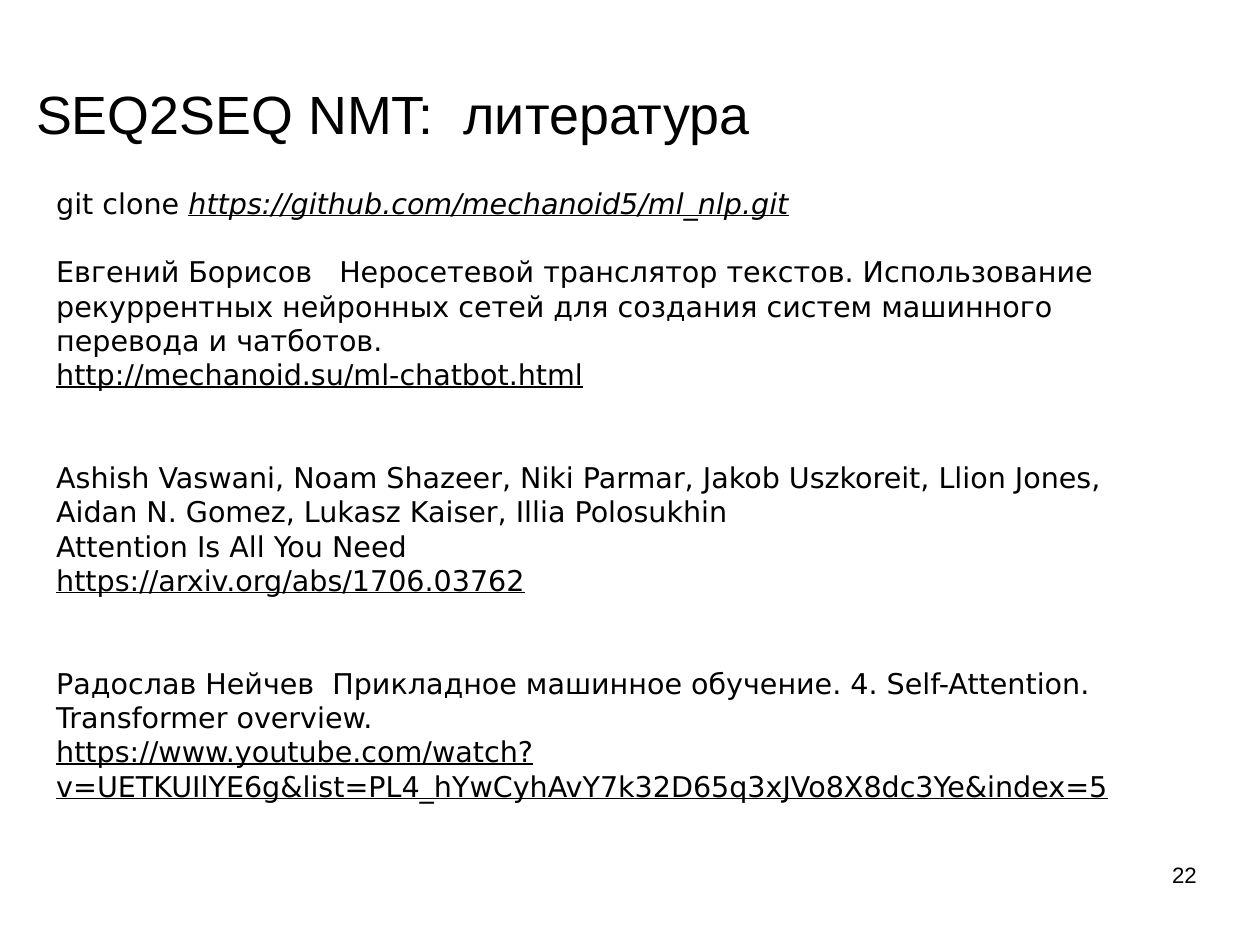
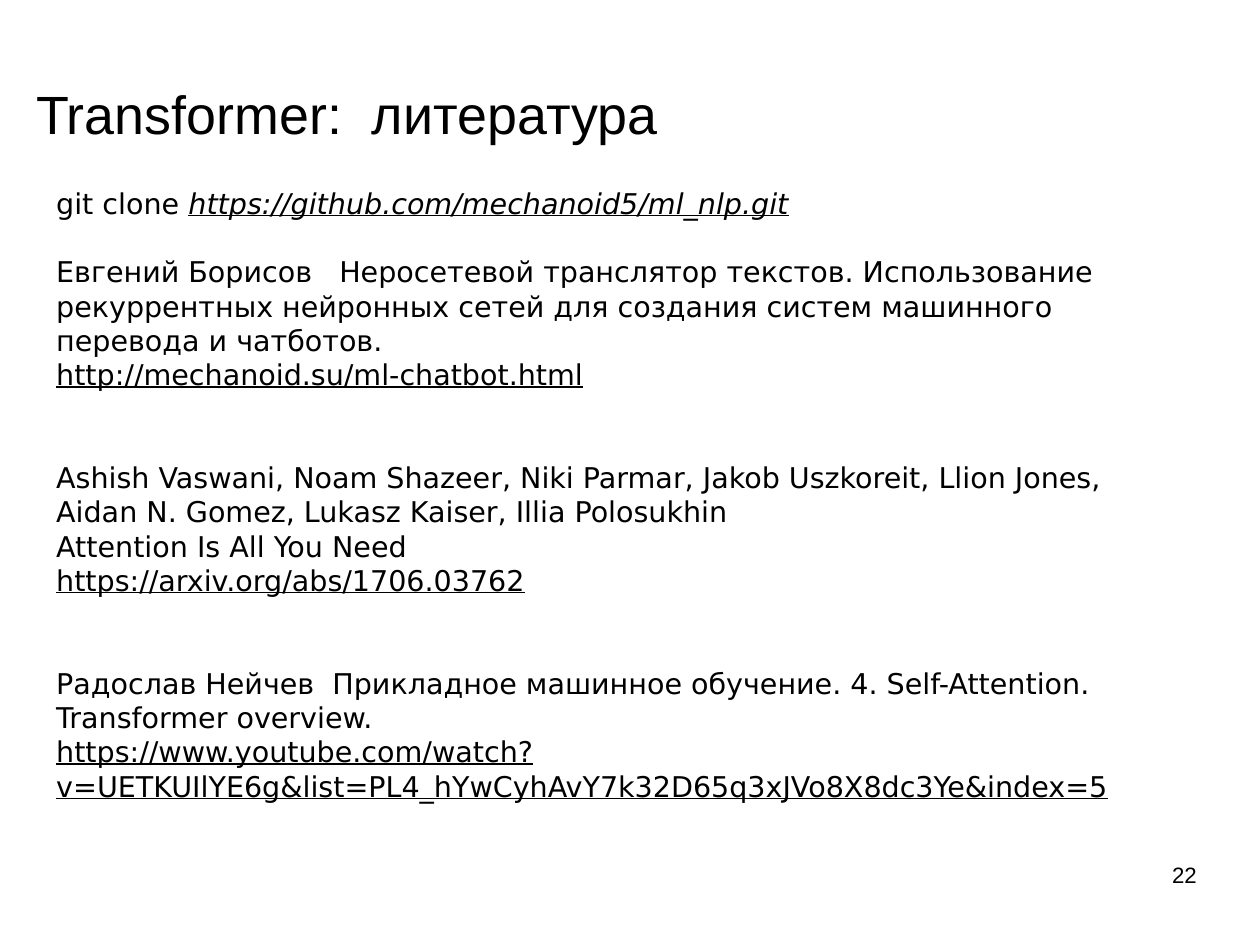
Before and after one commit to mechanoid5/ml_nlp_2022, a slide deck: slide 22 of 08-transformer-self-attention.odp. Drawn at 1260x945 pixels with LibreOffice and Linux fonts; fonts in the diff are those of the drawing; background and template pictures are left out. Boxes give left, top, right and bottom in pixels: in the first picture for what was removed or moved away, otherwise in the second. Text is boxed around its words. In the diff, an @@ line names an element or a change of style, - is before the commit and + after.

```diff
--- a/08-transformer-self-attention.odp
+++ b/08-transformer-self-attention.odp
@@ title at (36,95,658,144): text changed @@
-SEQ2SEQ NMT: литература
+Transformer: литература
```
Also in this commit, not shown: 1 slide added, 1 slide removed, 6 other files.
